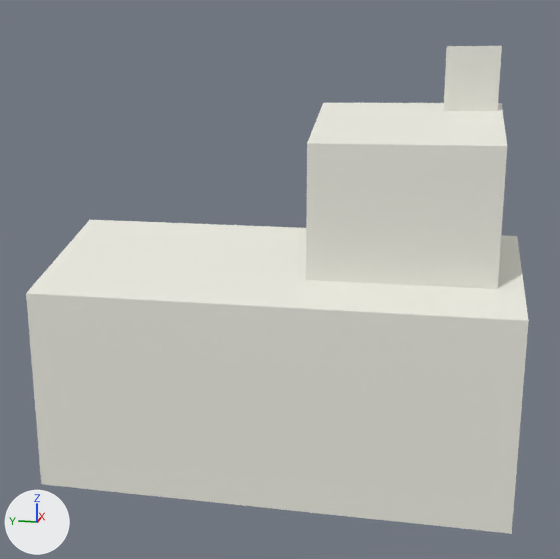
Before and after pictures for a commit that changed the glTF model assets/models/church.glb.
Before and after are seen from a camera (50 mm lens) standing at (-16.37, -2.99, 7.68) and looking at (-0.36, 0.22, 3.68). Lighting does not change. The marker at lower left points along +X, +Y and +Z. The picture after the commit comes second. Where no turn or scale is listed for an object, it has been applied to the vertices. Vertices at exactly the same position are counted once.
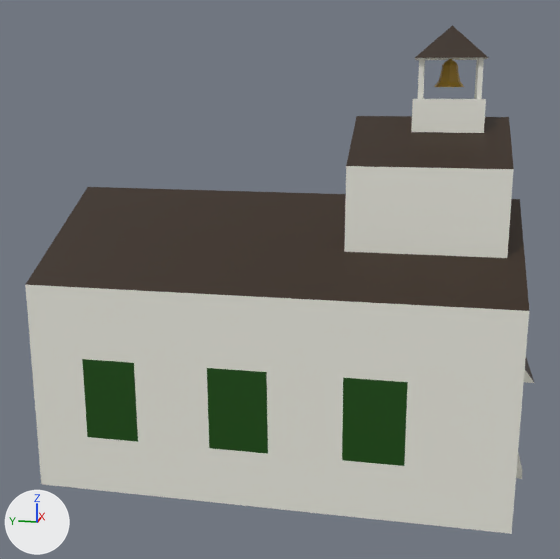
Pixel boxes (x1, y1, x2, y2) of what changed, in the pictures (560 x 559 px):
'Cube.023', reshaped (62% taller): before (26, 220, 529, 534); after (25, 26, 534, 534)
'Cube.026', deleted: before (306, 103, 507, 289)
'cube12', deleted: before (444, 46, 502, 111)
'Cylinder.004', added: after (434, 59, 464, 87)
part 1 of me_cube_024, added: after (411, 99, 486, 133)
part 2 of me_cube_024, added (mostly hidden): after (474, 59, 479, 99)
part 3 of me_cube_024, added (mostly hidden): after (476, 58, 484, 99)
part 4 of me_cube_024, added (mostly hidden): after (418, 58, 424, 99)
part 5 of me_cube_024, reshaped: before (26, 220, 529, 480); after (25, 26, 534, 480)

The change in detail:
Material 'door' (mat_door) is new.
Its base color is (0.0402, 0.0163, 0.000948) (brown #382203).
Material 'window' (mat_window) is new.
Its base color is (0.00637, 0.072, 0.0) (dark green #134c00).
Material 'roof' (mat_roof) is new.
Its base color is (0.03, 0.0145, 0.00473) (brown #30200f).
Material 'bell' (mat_bell) is new.
Its base color is (0.343, 0.203, 0.0156) (yellow #9e7c22).
me_cube_024 is used by ob_cube_023; location (-0.11, 0.03, 2.38).
me_cube_024 had 10 vertices, 16 faces and spanned x -2.9..2.9, y -4.69..4.69, z -2.64..2.4.
me_cube_024 now has 128 vertices, 224 faces and spans x -2.9..2.9, y -5.16..4.69, z -2.64..6.5.
me_cube_024 part 1: a new loose piece, a box spanning x -0.59..0.58, y -3.88..-2.5, z 4.47..5.1, in mat_white (white #edede2).
me_cube_024 part 2: a new loose piece, a box spanning x 0.422..0.499, y -3.801..-3.711, z 5.084..5.921, in mat_white (white #edede2).
me_cube_024 part 3: a new loose piece, a box spanning x -0.494..-0.417, y -3.801..-3.711, z 5.084..5.921, in mat_white (white #edede2).
me_cube_024 part 4: a new loose piece, a box spanning x -0.494..-0.417, y -2.684..-2.593, z 5.084..5.921, in mat_white (white #edede2).
Part 5, on me_cube_024:
5 vertices are removed from x -2.9..2.9, y -4.69..4.69, z 1.44..2.4.
16 faces are deleted.
1 vertex moves from x 0.11, y 4.69, z 2.4 to x 0.11, y 4.69, z 3.15.
76 vertices are added at x -2.9..2.9, y -5.16..4.69, z -2.64..6.5.
7 new vertices lie (0.0, 0.0, 1.65) away from vertices in x -2.9..2.9, y -2.69..3.63, z -1.48.
133 new faces join them, mat_white (white #edede2).
14 new faces join them, mat_roof (brown #30200f).
2 new faces join them, mat_door (brown #382203).
15 new faces join them, mat_window (dark green #134c00).
Other edits to the shape of me_cube_024 do not show in these pictures.
me_cube_024 gains material mat_roof (brown #30200f).
me_cube_024 gains material mat_door (brown #382203).
me_cube_024 gains material mat_window (dark green #134c00).
Mesh me_cylinder_005 is new.
It has 36 vertices, 68 faces and spans x -0.311..0.282, y -0.304..0.302, z -0.238..0.304.
It uses material mat_bell (yellow #9e7c22).
Object 'Cube.026' (ob_cube_026) is deleted.
Object 'cube12' (ob_cube12) is deleted.
Object 'Cylinder.004' (ob_cylinder_004) is new; it shows me_cylinder_005.
Its location is (-0.11, -3.15, 7.95).
